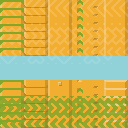
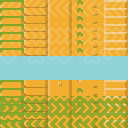
Comparing the layer stacks of the two 128 × 128 images. Changes:
added layer "Layer 12 copy" above "Layer 12" over [104, 16, 127, 50]
added layer "Layer 12" above "Layer 4 copy" over [104, 0, 127, 34]
